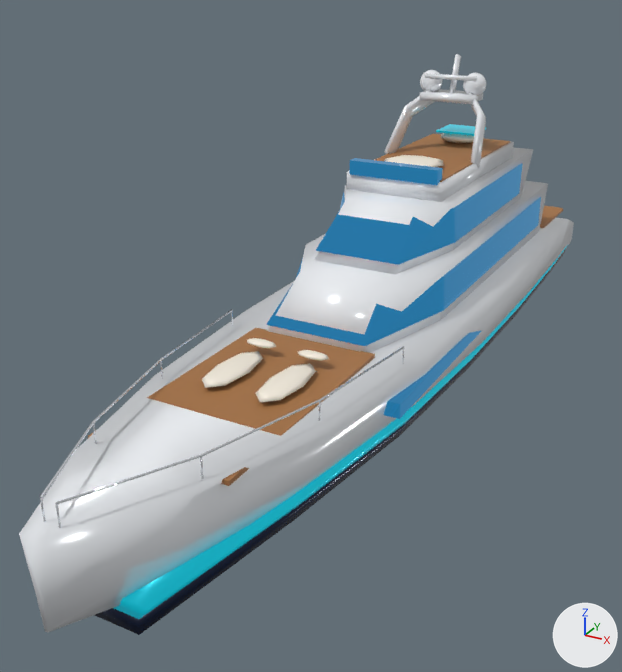
The Blender file blender/yacht.blend as it was, and as the next commit left it.
Both versions are drawn from a camera (50 mm lens) standing at (12.3, -30.0, 15.0) and looking at (-1.8, -4.4, 2.2). The lights are fixed; the arrows at lower right show +X, +Y and +Z. The picture after the commit comes second.

Objects in the first picture: 'Yacht_Boot_Top', 'Yacht_Bow_Rails', 'Yacht_Jacuzzi_Water', 'Yacht_Radome_L', 'Yacht_Radome_R', 'Yacht_Sunpad_Deck', 'Yacht_Sunpads', 'Yacht_Superstructure', 'Yacht_Waterline', 'Yacht_Windows'.
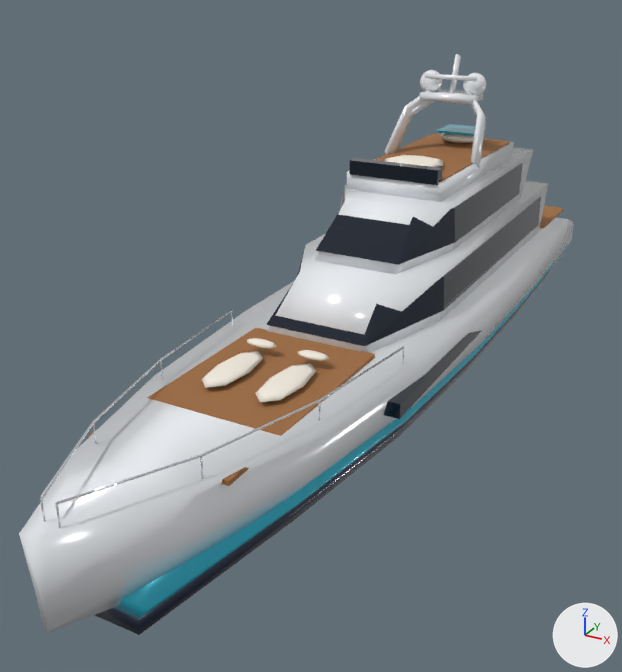
What differs and where, as boxes [x1, y1, x2, y2] in the pictures (622 x 672 px):
```json
{"object": "Yacht_Superstructure", "change": "surface changed", "before": [95, 105, 570, 614], "after": [95, 105, 570, 614]}
{"object": "Yacht_Windows", "change": "recoloured, surface changed", "before": [266, 158, 541, 419], "after": [266, 158, 541, 419], "on screen": "darker"}
{"object": "Yacht_Waterline", "change": "recoloured, surface changed", "before": [114, 245, 568, 619], "after": [114, 245, 568, 619]}
{"object": "Yacht_Boot_Top", "change": "surface changed", "before": [95, 247, 567, 635], "after": [95, 247, 567, 635]}
{"object": "Yacht_Jacuzzi_Water", "change": "recoloured, surface changed", "before": [436, 124, 486, 136], "after": [436, 124, 486, 136]}
```

Edits to the scene script, one JSON object a line:
```json
{"op": "add", "block": "mat_yacht_hull_white", "code": "mat_yacht_hull_white.coat_weight = 0.9"}
{"op": "set", "path": "mat_yacht_turquoise_stripe.base_color", "old": "(0.0, 0.658, 0.807)", "new": "(0.0, 0.479, 0.658)", "note": "cyan #00d4e8 -> cyan #00b8d4"}
{"op": "remove", "block": "mat_yacht_turquoise_stripe", "code": "mat_yacht_turquoise_stripe.emission_color = (0.0, 0.479, 0.658)  # cyan #00b8d4"}
{"op": "remove", "block": "mat_yacht_turquoise_stripe", "code": "mat_yacht_turquoise_stripe.emission_strength = 0.32"}
{"op": "add", "block": "mat_yacht_turquoise_stripe", "code": "mat_yacht_turquoise_stripe.coat_weight = 0.85"}
{"op": "add", "block": "mat_yacht_navy_trim", "code": "mat_yacht_navy_trim.coat_weight = 0.75"}
{"op": "add", "block": "mat_yacht_navy_trim", "code": "mat_yacht_navy_trim.coat_roughness = 0.06"}
{"op": "remove", "block": "mat_yacht_glass", "code": "mat_yacht_glass.emission_color = (0.0395, 0.392, 0.807)  # blue #38a8e8"}
{"op": "remove", "block": "mat_yacht_glass", "code": "mat_yacht_glass.emission_strength = 0.42"}
{"op": "set", "path": "mat_yacht_glass.base_color", "old": "(0.00335, 0.0273, 0.0782)", "new": "(0.00243, 0.0137, 0.0369)", "note": "dark blue #0b2e4f -> dark blue #081f36"}
{"op": "set", "path": "mat_yacht_glass.metallic", "old": "0.9", "new": "0.92"}
{"op": "set", "path": "mat_yacht_glass.roughness", "old": "0.06", "new": "0.05"}
{"op": "add", "block": "mat_yacht_glass", "code": "mat_yacht_glass.coat_roughness = 0.02"}
{"op": "add", "block": "mat_yacht_glass", "code": "mat_yacht_glass.coat_weight = 1.0"}
{"op": "set", "path": "mat_yacht_teak_deck.metallic", "old": "0.04", "new": "0.0"}
{"op": "set", "path": "mat_yacht_teak_deck.base_color", "old": "(0.381, 0.168, 0.0545)", "new": "(0.342, 0.147, 0.0467)", "note": "brown #a67242 -> brown #9e6b3d"}
{"op": "set", "path": "mat_yacht_teak_deck.roughness", "old": "0.62", "new": "0.74"}
{"op": "set", "path": "mat_yacht_sunpad_cushion.metallic", "old": "0.05", "new": "0.0"}
{"op": "set", "path": "mat_yacht_sunpad_cushion.base_color", "old": "(0.93, 0.863, 0.745)", "new": "(0.905, 0.839, 0.745)", "note": "pale yellow #f7efe0 -> white #f4ece0"}
{"op": "set", "path": "mat_yacht_sunpad_cushion.roughness", "old": "0.46", "new": "0.78"}
```
